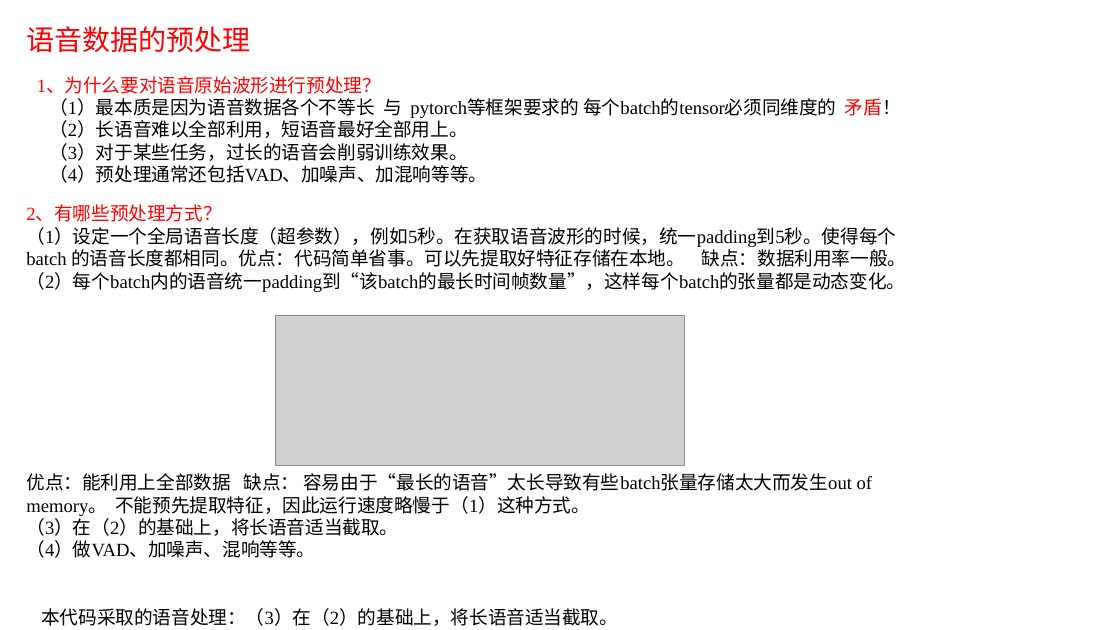
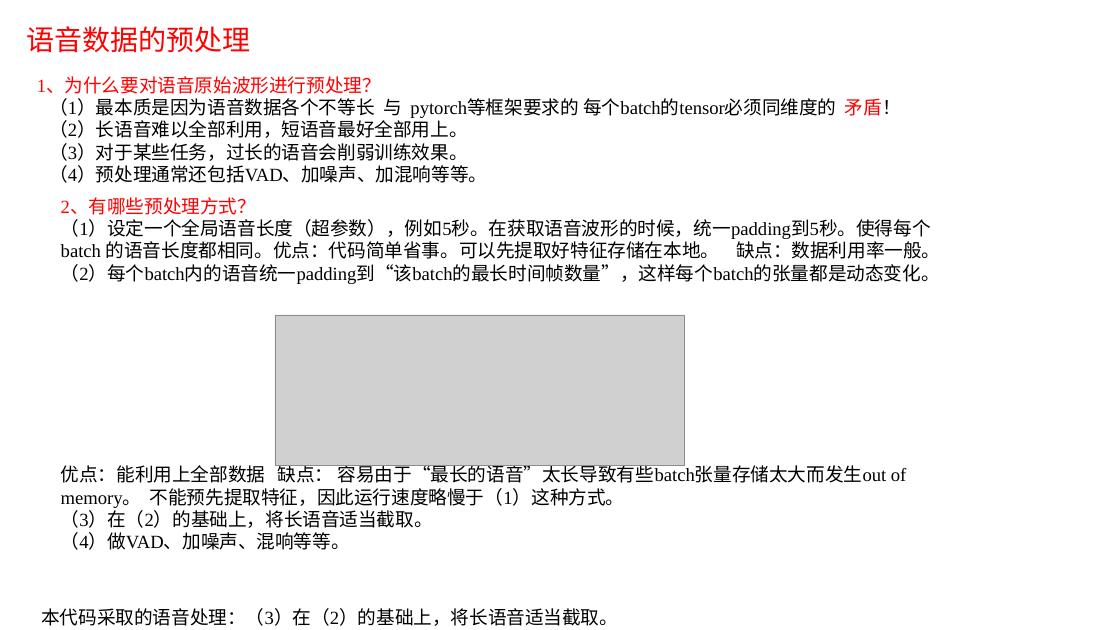
Before and after one commit to TowerYsable/speech_enhancement_awesome, a slide deck: slide 7 of speech_enhancement_awesome/Complex domain 7 pytorch_TGSA/TGSA_introduce.pptx. Drawn at 1120x630 pixels with LibreOffice and Linux fonts; fonts in the diff are those of the drawing; grey boxes stand for pictures. Boxes give left, top, right and bottom in pixels: in the first picture for what was removed or moved away, otherwise in the second. Text is boxed around its words. In the diff, an @@ line names an element or a change of style, - is before the commit and + after.

```diff
--- a/speech_enhancement_awesome/Complex domain 7 pytorch_TGSA/TGSA_introduce.pptx
+++ b/speech_enhancement_awesome/Complex domain 7 pytorch_TGSA/TGSA_introduce.pptx
@@ text "2、有哪些预处理方式？": place and size @@
-text "2、有哪些预处理方式？" at box(26, 206, 907, 558)
+text "2、有哪些预处理方式？" at box(61, 198, 941, 550)
```
Also in this commit, not shown: 1 other slide changed, 1 other file.
